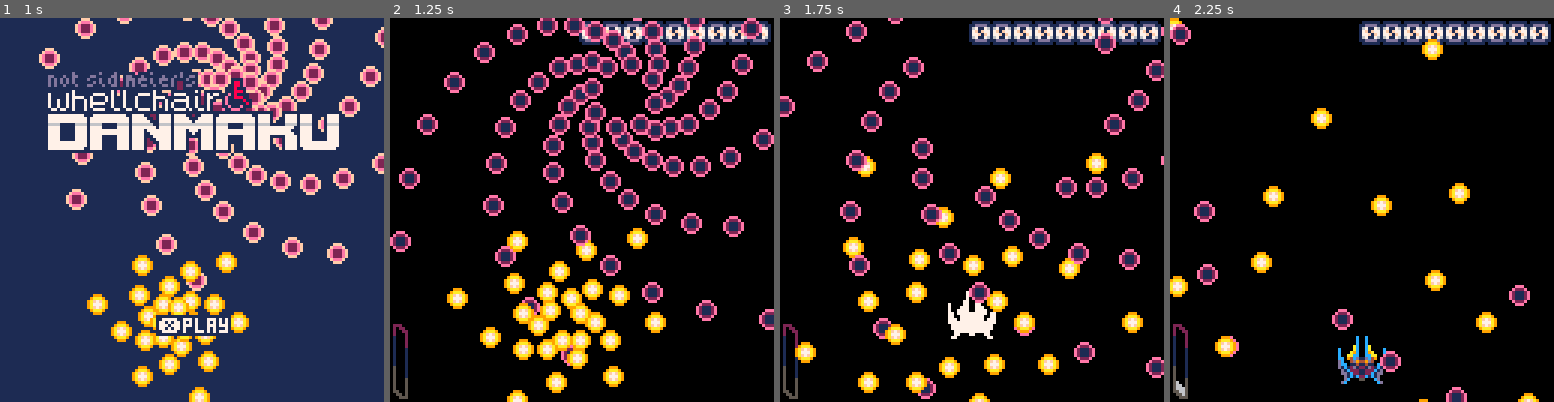
Above: before the commit, frames 1-4 (left to right).
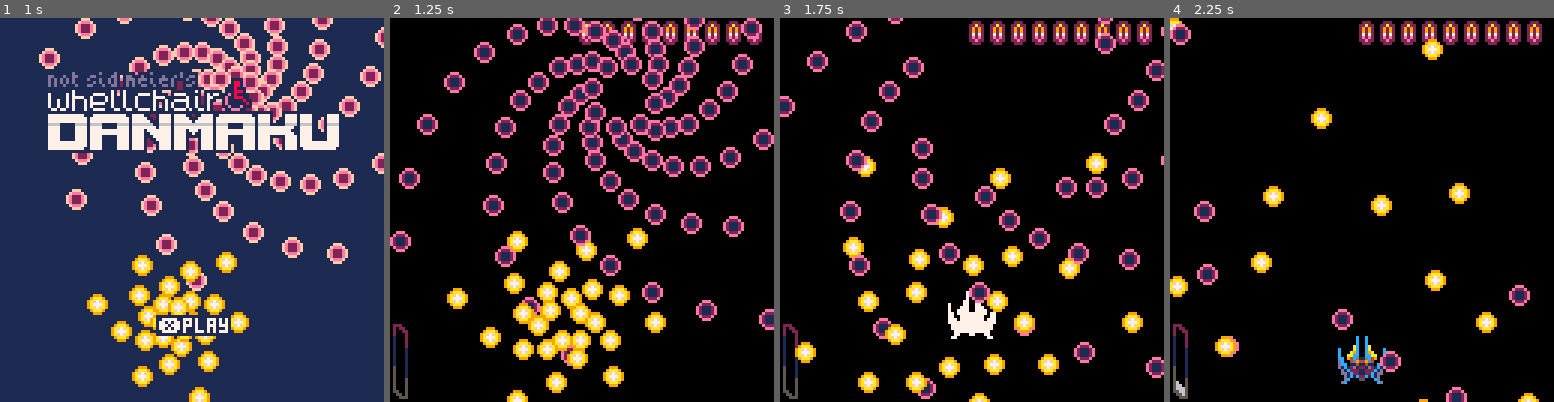
Above: after the commit, the same moments.

Repository: moechofe/pico8-mademoiselle-danmaku
Game: PICO-8 cartridge md.p8
Same seed, same stepped clock (60 frames per second), same inputs: the game is played once before the commit and once after it.
Inputs:
- Up to frame 1 (1 s): tap X (X key) at 0.33 s; tap O (Z key) at 0.7 s
- Up to frame 2 (1.25 s): tap X (X key) at 1.07 s
- Up to frame 3 (1.75 s): hold Right from 1.6 s (still down); tap O (Z key) at 1.7 s
- Up to frame 4 (2.25 s): tap X (X key) at 1.85 s; release Right at 2.1 s; tap O (Z key) at 2.1 s; hold Up from 2.15 s (still down)

Frame 1 is identical in both runs. In frame 2, 1.9% of the frame differs, in the area x 49-100%, y 0-8%; in frame 3, 2.8%; in frame 4, 2.9%.

Commit message:
just import

Diff:
--- a/md.p8
+++ b/md.p8
@@ -1336,9 +1336,9 @@
  end
  -- draw hit
  if ui.i>0 then ui.i-=1
-  hitrotc(11)
+  --hitrotc(11)
   for i=1,3 do
-   hitrotc(1)
+   --hitrotc(1)
    spr(64+ui.c[i],-72+i*9,1,1,2)
   end
   spr(76,-36,1,2,2)
Not shown, changed: 31 lines of the sprite sheet (__gfx__) section of md.p8
